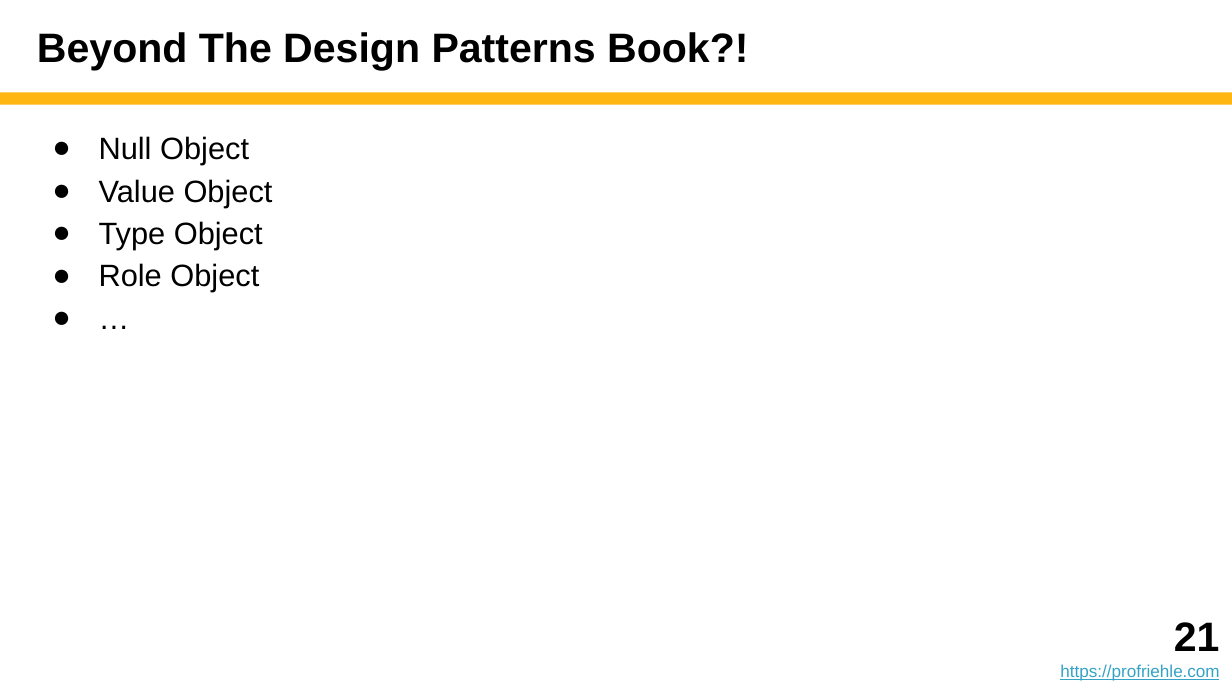
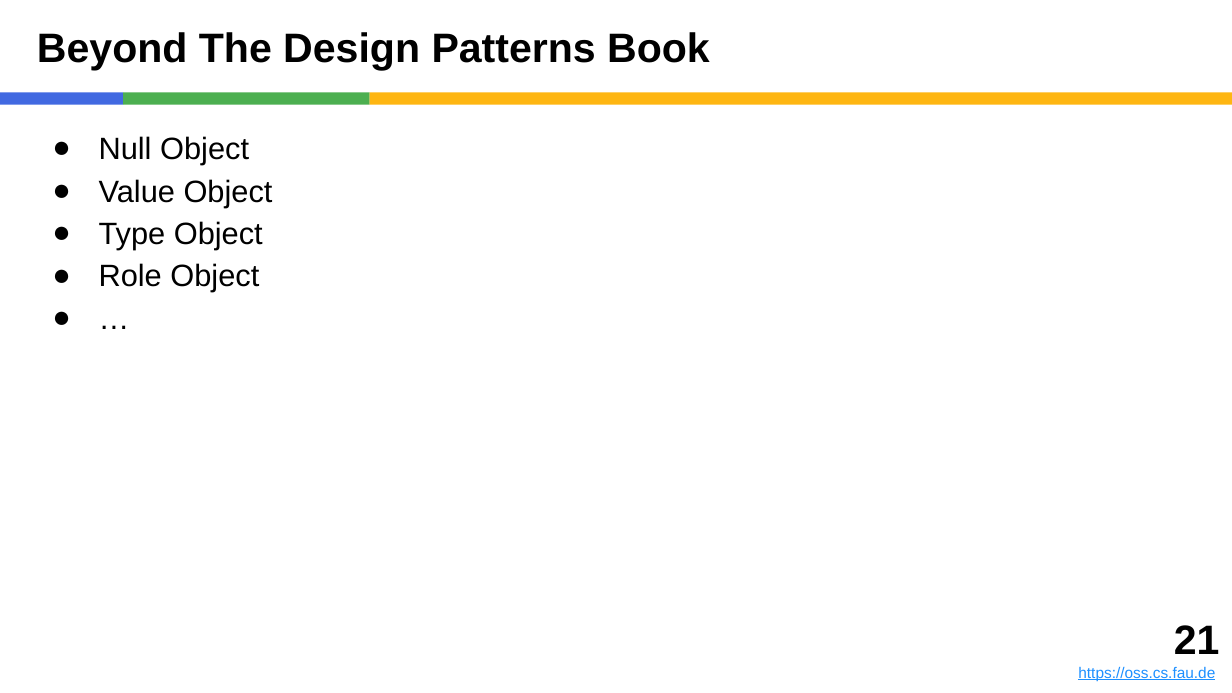
Before and after one commit to dirkriehle/adap-course, a slide deck: slide 21 of Lecture slides/ADAP D01 - Design Patterns.pptx. Drawn at 1232x693 pixels with LibreOffice and Linux fonts; fonts in the diff are those of the drawing. Boxes give left, top, right and bottom in pixels: in the first picture for what was removed or moved away, otherwise in the second. Text is boxed around its words. In the diff, an @@ line names an element or a change of style, - is before the commit and + after.

Commit message:
After programming section, preparing for design section

```diff
--- a/Lecture slides/ADAP D01 - Design Patterns.pptx
+++ b/Lecture slides/ADAP D01 - Design Patterns.pptx
@@ title at (37, 32, 710, 70): text changed @@
-Beyond The Design Patterns Book?!
+Beyond The Design Patterns Book
@@ rectangle added at (0, 92, 123, 105), fill #4169E1 @@
@@ rectangle added at (123, 92, 370, 105), fill #4CAF50 @@
@@ rectangle: place and size @@
-rectangle at (0, 92, 1232, 105)
+rectangle at (370, 92, 1232, 105)
@@ text: place and size @@
-text at (1060, 622, 1220, 681)
+text at (1078, 625, 1220, 681)
@@ text at (1078, 667, 1215, 681): text changed; size 10 to 9 pt; text colour #34A3C5 to #1E90FF @@
-https://profriehle.com
+https://oss.cs.fau.de
```
Also in this commit, not shown: 41 other slides changed, 33 other files.
